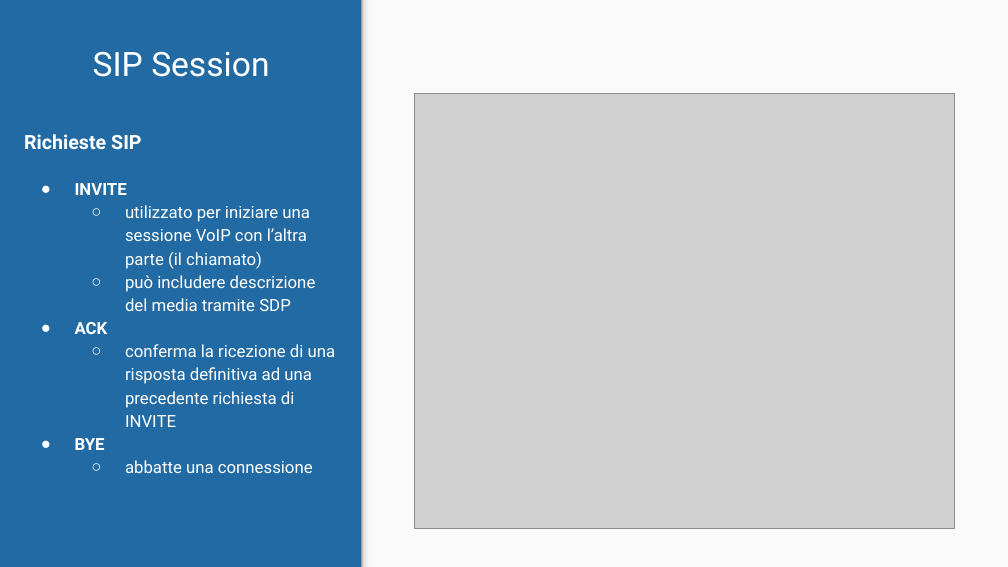
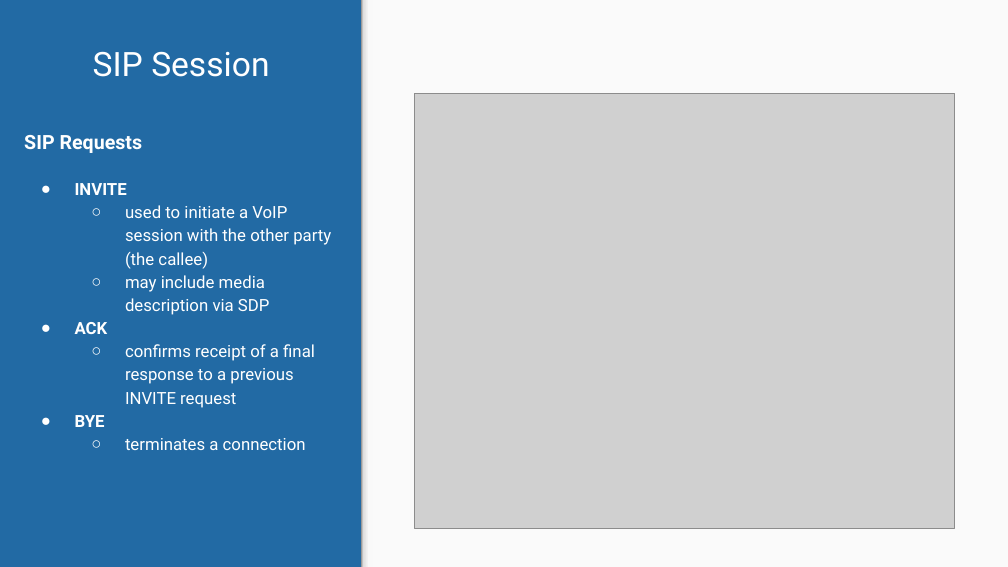
Before and after one commit to silversoft77/VoIP-UserAgent, a slide deck: slide 3 of Documentation/VoIP UserAgent - Presentation.pptx. Drawn at 1008x567 pixels with LibreOffice and Linux fonts; fonts in the diff are those of the drawing; grey boxes stand for pictures. Boxes give left, top, right and bottom in pixels: in the first picture for what was removed or moved away, otherwise in the second. Text is boxed around its words. In the diff, an @@ line names an element or a change of style, - is before the commit and + after.

```diff
--- a/Documentation/VoIP UserAgent - Presentation.pptx
+++ b/Documentation/VoIP UserAgent - Presentation.pptx
@@ text at (24, 135, 143, 153): text changed @@
-Richieste SIP
+SIP Requests
@@ text at (125, 205, 331, 315): text changed @@
-  ○ utilizzato per iniziare una sessione VoIP con l’altra parte (il chiamato)
-  ○ può includere descrizione del media tramite SDP
+  ○ used to initiate a VoIP session with the other party (the callee)
+  ○ may include media description via SDP
@@ text at (125, 344, 315, 408): text changed @@
-  ○ conferma la ricezione di una risposta definitiva ad una precedente richiesta di INVITE
+  ○ confirms receipt of a final response to a previous INVITE request
@@ text at (125, 438, 306, 450): text changed @@
-  ○ abbatte una connessione
+  ○ terminates a connection
```
Also in this commit, not shown: 4 other slides changed, 4 slides added, 4 slides removed, 3 other files.
